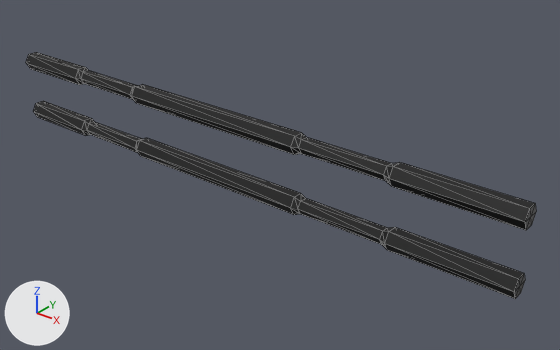
One commit to the glTF model public/siege/scifi/cyber_SM_Bld_Railing_Rail_Straight_01.gltf: the scene before it, then after it.
One viewpoint serves both versions: a 50 mm lens placed at (3.2, -2.25, 2.2), pointed at (1.45, -0.06, 0.84). Arrows for +X, +Y and +Z are at lower left; the lights stay in place. The picture after the commit comes second. Mesh edges are drawn as thin lines. Where no turn or scale is listed for an object, it has been applied to the vertices.

The scene before the commit, as lines of its bpy script (objects in view):
```python
mat_base_lambert = principled_material('Base_Lambert')
mat_base_lambert.texture = img_wall_05_emissive
mat_base_lambert.roughness = 0.553
me_mesh = bpy.data.meshes.new('Mesh')
me_mesh.from_pydata(...)  # 136 vertices, 264 faces; spans x 0.0..2.5, y -0.21..-0.12, z 0.77..1.1
me_mesh.materials.append(mat_base_lambert)  # picture img_wall_05_emissive
ob_sm_bld_railing_rail_straight_01 = bpy.data.objects.new('SM_Bld_Railing_Rail_Straight_01', me_mesh)
ob_sm_bld_railing_rail_straight_01.location = (0.0, 0.0, 0.0)
```
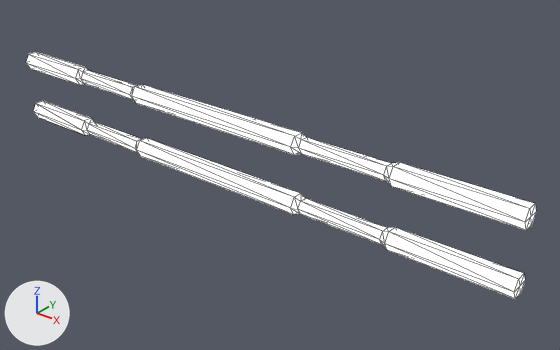
The change, as a diff of the scene's bpy script:
```diff
--- a/public/siege/scifi/cyber_SM_Bld_Railing_Rail_Straight_01.gltf.py
+++ b/public/siege/scifi/cyber_SM_Bld_Railing_Rail_Straight_01.gltf.py
@@ mat_base_lambert @@
 mat_base_lambert.roughness = 0.553
+mat_base_lambert.emission_strength = 1.0
```

What differs and where, as boxes [x1, y1, x2, y2] in the pictures (560 x 350 px):
'SM_Bld_Railing_Rail_Straight_01', surface changed (black to white): [26, 52, 536, 299] in both
